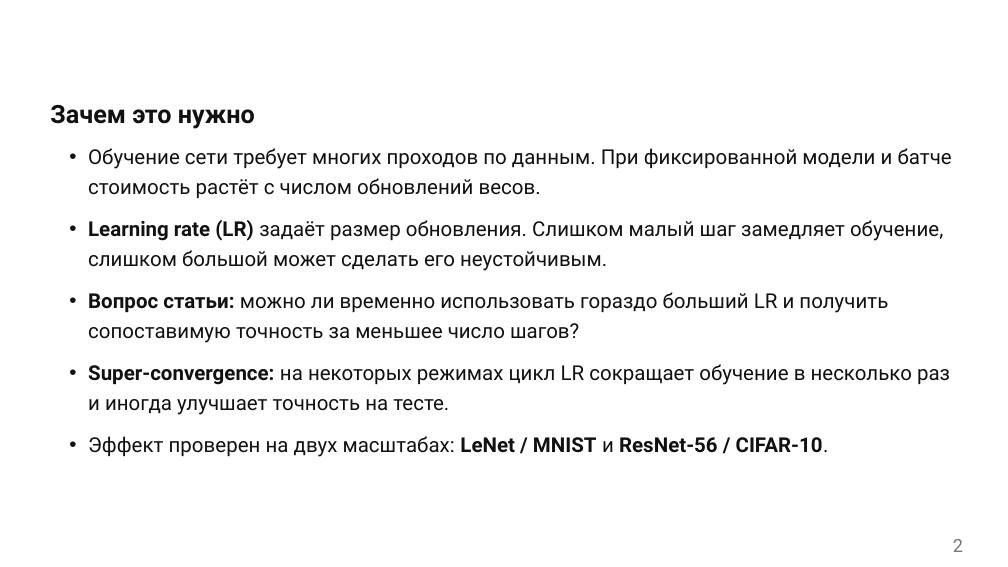
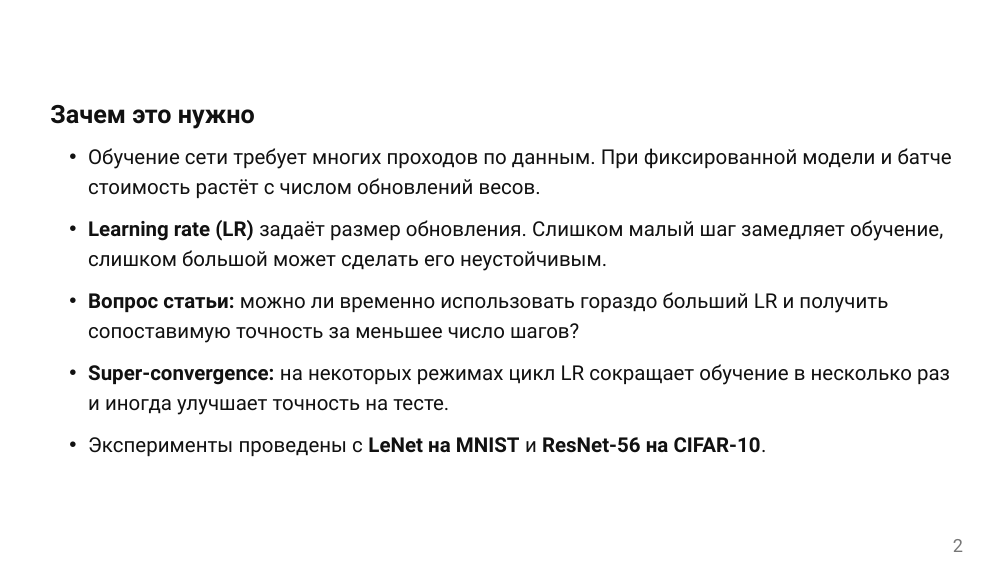
Before and after one commit to AccessAndrei/Efficient-Models-course-ITMO-2026, a slide deck: slide 2 of hw2/presentation.pptx. Drawn at 1008x567 pixels with LibreOffice and Linux fonts; fonts in the diff are those of the drawing. Boxes give left, top, right and bottom in pixels: in the first picture for what was removed or moved away, otherwise in the second. Text is boxed around its words. In the diff, an @@ line names an element or a change of style, - is before the commit and + after.

Commit message:
docs: refine hw2 report and presentation wording

```diff
--- a/hw2/presentation.pptx
+++ b/hw2/presentation.pptx
@@ text at (88, 437, 767, 456): text changed; bold on @@
-• Эффект проверен на двух масштабах: LeNet / MNIST и ResNet-56 / CIFAR-10.
+• Эксперименты проведены с LeNet на MNIST и ResNet-56 на CIFAR-10.
```
Also in this commit, not shown: 4 other slides changed, 3 other files.
